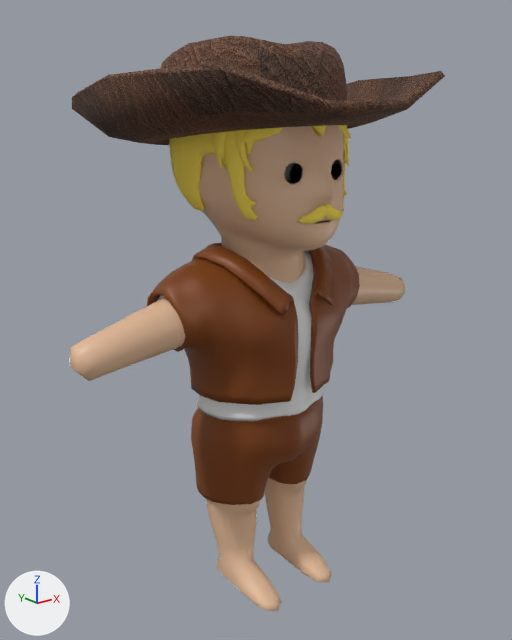
The glTF model Model/Male_MC.glb, before and after one commit.
Rendered twice from a camera (50 mm lens) standing at (-1.488, -1.82, 1.739) and looking at (0.01, 0.052, 0.99). The axes (+X, +Y, +Z) are drawn at lower left. The lights are the same throughout. Vertices at the same position are counted once.

In view in the first picture: 'Eyes', 'Hair.002', 'body.002', 'hat.002', 'jacket.002', 'mushtache.002', 'pants.002', 'shirt.002'.
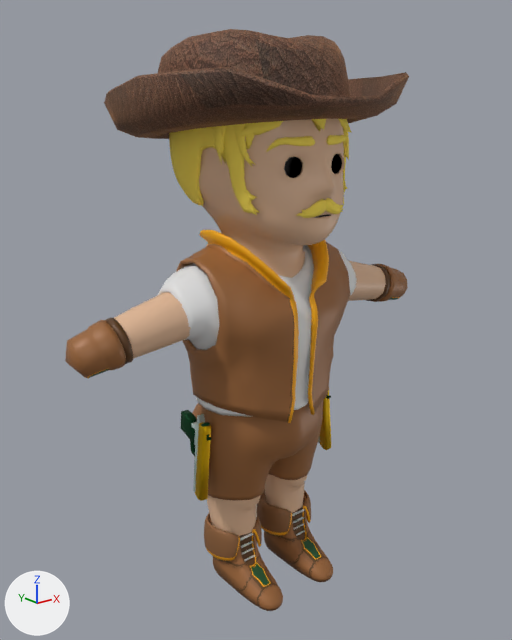
Boxes (x1, y1, x2, y2) around the edits, measured in the pictures (512 x 640 px):
'body.002', mesh moved
    before: (69, 125, 405, 611)
    after: (112, 119, 386, 536)
'hat.002', surface changed, reshaped (18% narrower)
    before: (72, 35, 445, 145)
    after: (104, 29, 409, 139)
'jacket.002', deleted (brown)
    before: (147, 243, 360, 405)
'Jacket', added (brown)
    after: (176, 230, 350, 423)
'pants.002', recoloured, mesh moved
    before: (191, 395, 323, 505)
    after: (193, 401, 323, 501)
'Shoes', added (brown)
    after: (204, 488, 333, 611)
'shirt.002', mesh moved
    before: (157, 251, 326, 421)
    after: (158, 245, 357, 417)
'Hair.002', reshaped
    before: (169, 125, 351, 221)
    after: (169, 119, 351, 215)
'Gloves', added (brown)
    after: (65, 264, 408, 378)
'GunR', added
    after: (181, 410, 211, 501)
'Eyes', mesh moved
    before: (284, 160, 342, 184)
    after: (284, 154, 342, 178)
'Eyebrows', added (yellow)
    after: (266, 135, 346, 152)
'mushtache.002', deleted (yellow)
    before: (296, 204, 344, 224)
'Mushtache', added (yellow)
    after: (296, 198, 344, 218)
'GunL', added (yellow)
    after: (318, 390, 331, 450)

Diff of the bpy script that builds the scene:
```diff
--- a/Model/Male_MC.glb.py
+++ b/Model/Male_MC.glb.py
@@ mat_leather @@
 mat_leather.roughness = 0.838
+mat_leather.sheen_weight = 1.0
+mat_leather.sheen_tint = (0.202, 0.0895, 0.032)  # brown #7c5432
@@ me_cube_007 @@
 me_cube_007.from_pydata(...)  # 2136 vertices, 4268 faces; spans x -0.71..0.71, y -0.32..0.35, z 0.0..1.87
+# me_cube_007 part 1: the whole mesh is moved by (0.0, 0.0, 0.02)
 me_cube_007.materials.append(mat_skin)
@@ me_sphere_002 @@
 me_sphere_002.from_pydata(...)  # 1156 vertices, 2304 faces; spans x -0.119..0.119, y -0.256..-0.183, z 1.492..1.565
+# me_sphere_002 part 2: the whole mesh is moved by (0.0, 0.0, 0.017)
 me_sphere_002.materials.append(mat_eyesbaked)
@@ me_cube_022 @@
-me_cube_022.from_pydata(...)  # 1716 vertices, 3440 faces; spans x -0.264..0.264, y -0.276..0.359, z 1.384..1.873
+me_cube_022.from_pydata(...)  # 1744 vertices, 3504 faces; spans x -0.264..0.264, y -0.276..0.359, z 1.401..1.883
+# me_cube_022 part 3: 1716 vertices removed from x -0.264..0.264, y -0.276..0.359, z 1.384..1.873; 1744 vertices added at x -0.264..0.264, y -0.276..0.359, z 1.401..1.883
 me_cube_022.materials.append(mat_brows_001)
@@ me_plane_003 @@
-me_plane_003.from_pydata(...)  # 346 vertices, 688 faces; spans x -0.52..0.52, y -0.458..0.558, z 1.574..1.913
+me_plane_003.from_pydata(...)  # 346 vertices, 688 faces; spans x -0.424..0.424, y -0.374..0.487, z 1.6..1.93
+# me_plane_003 part 4: 346 of 346 vertices moved; they spanned x -0.52..0.52, y -0.458..0.558, z 1.574..1.913 and now span x -0.424..0.424, y -0.374..0.487, z 1.6..1.93; mean shift (0.0, 0.003, 0.018); largest move (-0.424, 0.493, 1.705) -> (-0.345, 0.412, 1.722)
 me_plane_003.materials.append(mat_leather)
@@ me_cube_019 @@
 me_cube_019.from_pydata(...)  # 1078 vertices, 2160 faces; spans x -0.261..0.261, y -0.193..0.205, z 0.377..0.723
-me_cube_019.materials.append(mat_leather_mat)  # brown #80410f
+# me_cube_019 part 5: the whole mesh is moved by (0.0, 0.0, 0.017)
+me_cube_019.materials.append(mat_jacket)  # picture img_jacket
@@ me_cube_020 @@
 me_cube_020.from_pydata(...)  # 1936 vertices, 3880 faces; spans x -0.383..0.383, y -0.206..0.203, z 0.71..1.245
+# me_cube_020 part 6: the whole mesh is moved by (0.0, 0.0, 0.017)
 me_cube_020.materials.append(mat_shirt)
@@ ob_jacket_002 @@
-ob_jacket_002 = bpy.data.objects.new('jacket.002', me_cube_017)
@@ ob_mushtache_002 @@
-ob_mushtache_002 = bpy.data.objects.new('mushtache.002', me_cube_021)
@@ ob_shoes @@
+ob_shoes = bpy.data.objects.new('Shoes', me_mesh)  # 5944 vertices, 12056 faces; spans x -0.228..0.228, y -0.24..0.125, z -0.002..0.26; in mat_shoes (picture img_shoes)
+ob_shoes.location = (0.0, 0.0, 0.0)
@@ ob_mushtache @@
+ob_mushtache = bpy.data.objects.new('Mushtache', me_cube_021_1)  # 348 vertices, 672 faces; spans x -0.101..0.101, y -0.299..-0.269, z 1.4..1.455; in mat_brows_001 (yellow #ffe960)
+ob_mushtache.location = (0.0, 0.0, 0.0)
@@ ob_jacket @@
+ob_jacket = bpy.data.objects.new('Jacket', me_cube_017_1)  # 1672 vertices, 3348 faces; spans x -0.288..0.288, y -0.223..0.22, z 0.706..1.34; in mat_jacket (picture img_jacket)
+ob_jacket.location = (0.0, 0.0, 0.0)
@@ ob_gunr @@
+ob_gunr = bpy.data.objects.new('GunR', me_cube_028)  # 501 vertices, 992 faces; spans x -0.311..-0.257, y -0.064..0.106, z 0.43..0.728; in mat_gun (white #e2f2ef), mat_gunhole (black #000000), mat_gunhandler (dark green #004320), mat_belt (yellow #e7bc1b)
+ob_gunr.location = (0.0, 0.0, 0.0)
@@ ob_gunl @@
+ob_gunl = bpy.data.objects.new('GunL', me_cube_027)  # 501 vertices, 992 faces; spans x 0.257..0.311, y -0.064..0.106, z 0.43..0.728; in mat_gun (white #e2f2ef), mat_gunhole (black #000000), mat_gunhandler (dark green #004320), mat_belt (yellow #e7bc1b)
+ob_gunl.location = (0.0, 0.0, 0.0)
@@ ob_gloves @@
+ob_gloves = bpy.data.objects.new('Gloves', me_cube_024)  # 532 vertices, 1056 faces; spans x -0.716..0.716, y -0.074..0.079, z 0.958..1.121; in mat_strap (picture img_gloves)
+ob_gloves.location = (0.0, 0.0, 0.0)
@@ ob_eyebrows @@
+ob_eyebrows = bpy.data.objects.new('Eyebrows', me_cube_018)  # 148 vertices, 288 faces; spans x -0.158..0.158, y -0.268..-0.198, z 1.589..1.634; in mat_brows_001 (yellow #ffe960)
+ob_eyebrows.location = (0.0, 0.0, 0.0)
```
